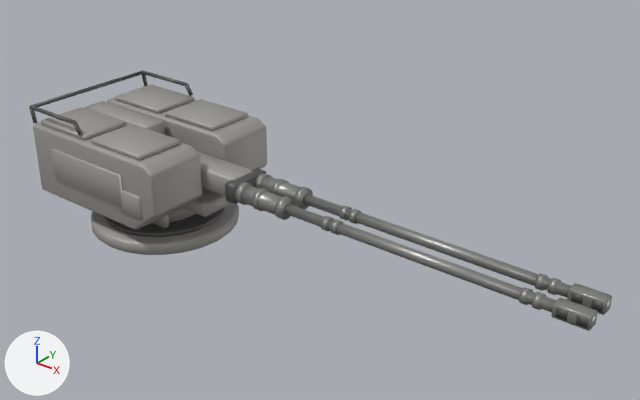
The glTF model game/models/turrets/turret_kit.glb as it was, and as the next commit left it.
Rendered twice from a camera (50 mm lens) standing at (3.72, -3.16, 2.46) and looking at (1.11, 0.1, 0.44). Lighting does not change. The marker at lower left points along +X, +Y and +Z. The picture after the commit comes second. Vertices at exactly the same position are counted once.

Objects in the first picture: 'turret_twin'.
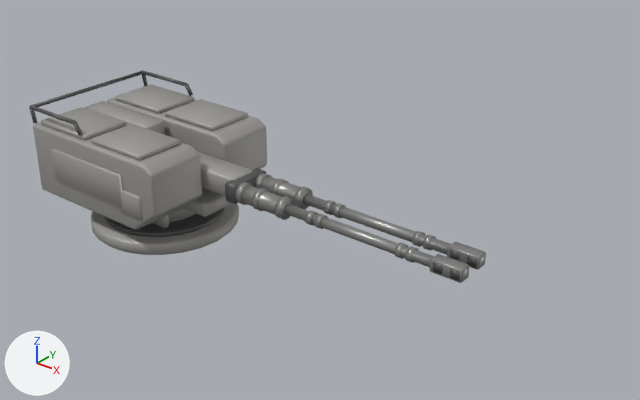
Edits to the scene script, one JSON object a line:
```json
{"block": "me_cylinder", "where": "# used by ob_turret_twin; location = (0.0, 0.0, 0.0)"}
{"op": "remove", "block": "me_cylinder", "code": "me_cylinder.from_pydata(...)  # 1820 vertices, 3440 faces; spans x -0.61..2.68, y -0.47..0.47, z 0.0..0.72"}
{"op": "add", "block": "me_cylinder", "code": "me_cylinder.from_pydata(...)  # 1820 vertices, 3440 faces; spans x -0.61..2.09, y -0.47..0.47, z 0.0..0.72"}
{"block": "me_cylinder", "change": "me_cylinder part 1: the loose piece of 8 vertices spanning x 2.53..2.59, y 0.04..0.11, z 0.41..0.45 is moved by (-0.6, 0.0, 0.0)"}
{"block": "me_cylinder", "change": "me_cylinder part 2: the loose piece of 8 vertices spanning x 2.62..2.68, y 0.04..0.11, z 0.41..0.45 is moved by (-0.6, 0.0, 0.0)"}
{"block": "me_cylinder", "change": "me_cylinder part 3: the loose piece of 8 vertices spanning x 2.53..2.59, y -0.11..-0.04, z 0.41..0.45 is moved by (-0.6, 0.0, 0.0)"}
{"block": "me_cylinder", "change": "me_cylinder part 4: the loose piece of 8 vertices spanning x 2.62..2.68, y -0.11..-0.04, z 0.41..0.45 is moved by (-0.6, 0.0, 0.0)"}
{"block": "me_cylinder", "change": "me_cylinder part 5: the loose piece of 32 vertices spanning x 1.28..1.31, y 0.04..0.11, z 0.39..0.47 is moved by (-0.1, 0.0, 0.0)"}
{"block": "me_cylinder", "change": "me_cylinder part 6: the loose piece of 32 vertices spanning x 1.35..1.38, y 0.04..0.11, z 0.39..0.47 is moved by (-0.1, 0.0, 0.0)"}
{"block": "me_cylinder", "change": "me_cylinder part 7: the loose piece of 32 vertices spanning x 2.37..2.4, y 0.04..0.11, z 0.39..0.47 is moved by (-0.64, 0.0, 0.0)"}
{"block": "me_cylinder", "change": "me_cylinder part 8: the loose piece of 32 vertices spanning x 2.42..2.46, y 0.04..0.11, z 0.39..0.47 is moved by (-0.64, 0.0, 0.0)"}
{"block": "me_cylinder", "change": "me_cylinder part 9: the loose piece of 24 vertices spanning x 2.51..2.68, y 0.04..0.11, z 0.4..0.47 is moved by (-0.6, 0.0, 0.0)"}
{"block": "me_cylinder", "change": "me_cylinder part 10: the loose piece of 32 vertices spanning x 1.28..1.31, y -0.11..-0.04, z 0.39..0.47 is moved by (-0.1, 0.0, 0.0)"}
{"block": "me_cylinder", "change": "me_cylinder part 11: the loose piece of 32 vertices spanning x 1.35..1.38, y -0.11..-0.04, z 0.39..0.47 is moved by (-0.1, 0.0, 0.0)"}
{"block": "me_cylinder", "change": "me_cylinder part 12: the loose piece of 32 vertices spanning x 2.37..2.4, y -0.11..-0.04, z 0.39..0.47 is moved by (-0.64, 0.0, 0.0)"}
{"block": "me_cylinder", "change": "me_cylinder part 13: the loose piece of 32 vertices spanning x 2.42..2.46, y -0.11..-0.04, z 0.39..0.47 is moved by (-0.64, 0.0, 0.0)"}
{"block": "me_cylinder", "change": "me_cylinder part 14: the loose piece of 24 vertices spanning x 2.51..2.68, y -0.11..-0.04, z 0.4..0.47 is moved by (-0.6, 0.0, 0.0)"}
{"block": "me_cylinder", "change": "me_cylinder part 15: 32 of the vertices in x 2.53, y -0.1..0.1, z 0.4..0.46 are moved by (-0.6, 0.0, 0.0)"}
```

Changed parts and their boxes [x1, y1, x2, y2] in the pictures (640 x 400 px; the box of a moved part takes in the faces that stretch with it):
```json
{"object": "turret_twin", "change": "reshaped", "before": [29, 70, 612, 331], "after": [29, 70, 486, 283], "on screen": "22% narrower, 18% shorter"}
{"part": 1, "of": "me_cylinder", "change": "moved or reshaped", "before": [571, 293, 583, 305], "after": [450, 250, 460, 261]}
{"part": 2, "of": "me_cylinder", "change": "moved or reshaped", "before": [591, 300, 603, 313], "after": [467, 256, 477, 268]}
{"part": 3, "of": "me_cylinder", "change": "moved or reshaped", "before": [555, 308, 568, 321], "after": [433, 263, 443, 274]}
{"part": 4, "of": "me_cylinder", "change": "moved or reshaped", "before": [576, 315, 589, 328], "after": [450, 269, 460, 281]}
{"part": 5, "of": "me_cylinder", "change": "moved or reshaped", "before": [339, 206, 352, 221], "after": [324, 200, 336, 215]}
{"part": 6, "of": "me_cylinder", "change": "moved or reshaped", "before": [349, 209, 362, 224], "after": [333, 203, 346, 218]}
{"part": 7, "of": "me_cylinder", "change": "moved or reshaped", "before": [535, 273, 549, 291], "after": [412, 231, 425, 247]}
{"part": 8, "of": "me_cylinder", "change": "moved or reshaped", "before": [547, 278, 561, 295], "after": [423, 234, 436, 251]}
{"part": 9, "of": "me_cylinder", "change": "moved or reshaped", "before": [567, 283, 612, 315], "after": [447, 242, 486, 270]}
{"part": 10, "of": "me_cylinder", "change": "moved or reshaped", "before": [321, 216, 334, 231], "after": [305, 210, 318, 226]}
{"part": 11, "of": "me_cylinder", "change": "moved or reshaped", "before": [330, 219, 344, 235], "after": [314, 214, 328, 229]}
{"part": 12, "of": "me_cylinder", "change": "moved or reshaped", "before": [519, 287, 533, 305], "after": [394, 242, 408, 259]}
{"part": 13, "of": "me_cylinder", "change": "moved or reshaped", "before": [532, 292, 546, 310], "after": [405, 246, 419, 263]}
{"part": 14, "of": "me_cylinder", "change": "moved or reshaped", "before": [551, 297, 598, 331], "after": [430, 254, 469, 283]}
{"part": 15, "of": "me_cylinder", "change": "moved or reshaped", "before": [284, 194, 571, 313], "after": [284, 194, 451, 267]}
```
